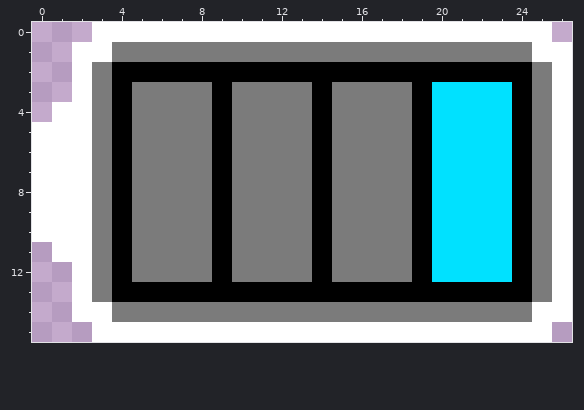
Pixel-art sprite: source/fbi/romfs/battery2.png. This is how it looked before the edit.
The file is 27x16 pixels. Colours within 5 levels of each other are drawn and written as one.
New version:
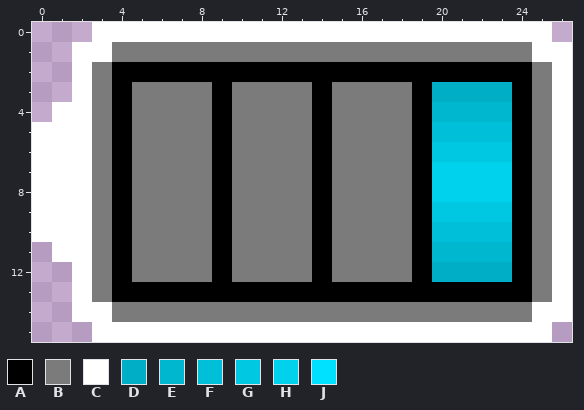
Palette (. is transparent): A #000000  B #7b7b7b  C #ffffff  D #00afc6  E #00b7d0  F #00c0d9  G #00c8e2  H #00d1ec  J #00e1ff
From the commit log: Changed battery life texture
The exact change:
Changed rows in their new state; - is an unchanged pixel.
first column x 20:
 3 DDDD
 4 EEEE
 5 FFFF
 6 GGGG
 7 HHHH
 8 HHHH
 9 GGGG
10 FFFF
11 EEEE
12 DDDD
Where, in picture pixels (left, top, right, bottom), the same in both pictures:
changed: (432, 82, 512, 282)
